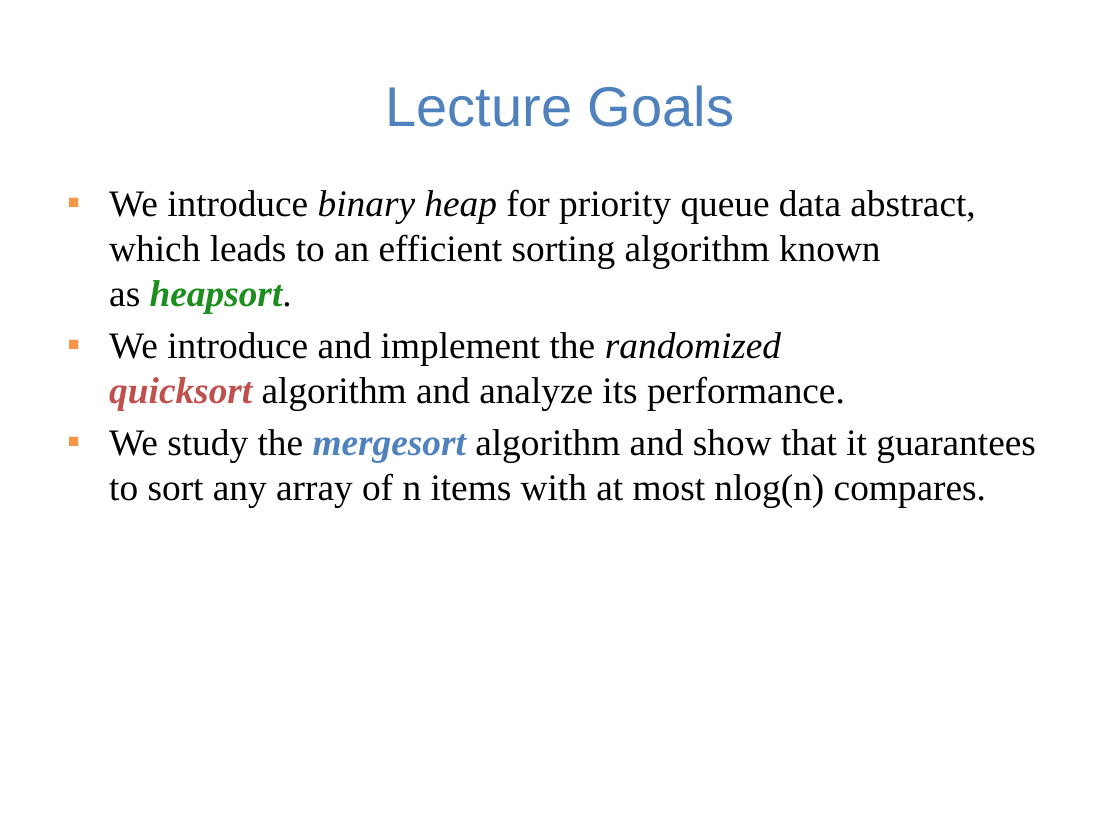
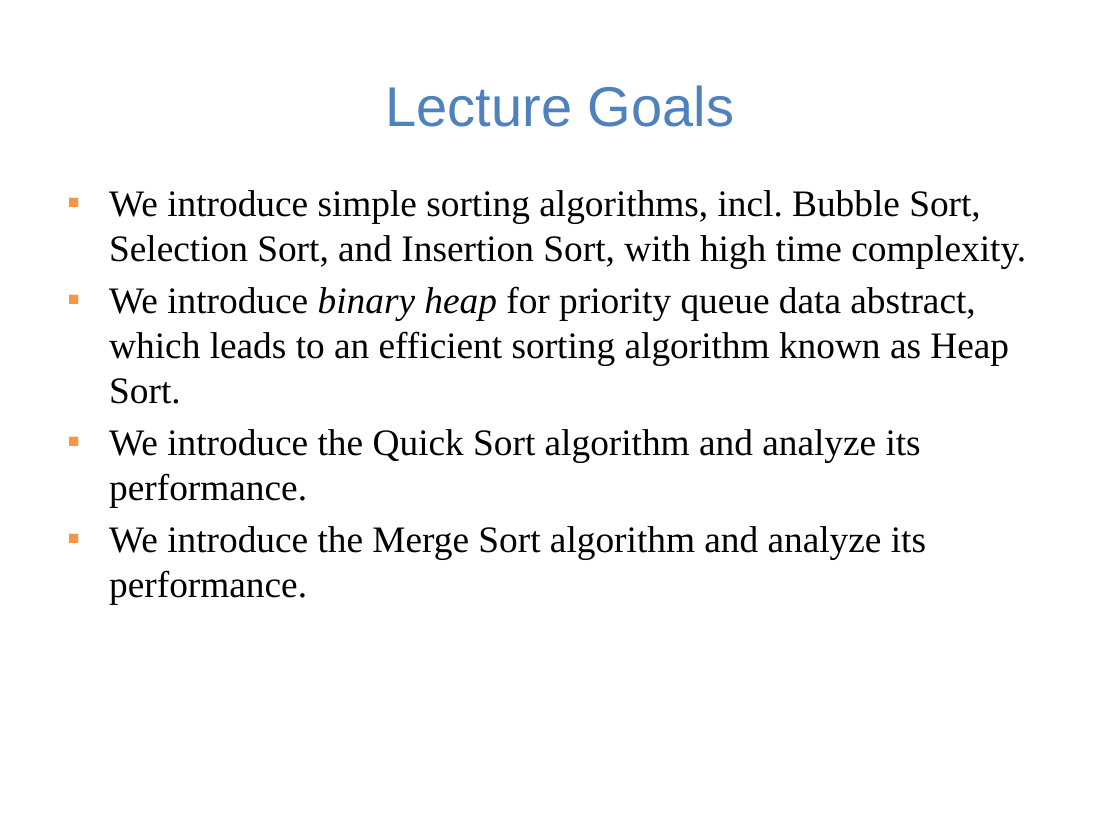
Before and after one commit to guhofstra/CSC111Fa25, a slide deck: slide 2 of PPTs/Lecture 13-sorting algorithms.pptx. Drawn at 1120x840 pixels with LibreOffice and Linux fonts; fonts in the diff are those of the drawing. Boxes give left, top, right and bottom in pixels: in the first picture for what was removed or moved away, otherwise in the second. Text is boxed around its words. In the diff, an @@ line names an element or a change of style, - is before the commit and + after.

```diff
--- a/PPTs/Lecture 13-sorting algorithms.pptx
+++ b/PPTs/Lecture 13-sorting algorithms.pptx
@@ text at bbox=[109, 190, 1026, 604]: text changed @@
-▪ We introduce binary heap for priority queue data abstract, which leads to an efficient sorting algorithm known as heapsort.
-▪ We introduce and implement the randomized quicksort algorithm and analyze its performance.
-▪ We study the mergesort algorithm and show that it guarantees to sort any array of n items with at most nlog(n) compares.
+▪ We introduce simple sorting algorithms, incl. Bubble Sort, Selection Sort, and Insertion Sort, with high time complexity.
+▪ We introduce binary heap for priority queue data abstract, which leads to an efficient sorting algorithm known as Heap Sort.
+▪ We introduce the Quick Sort algorithm and analyze its performance.
+▪ We introduce the Merge Sort algorithm and analyze its performance.
```
Also in this commit, not shown: 3 other slides changed, 9 slides added, 1 slide removed, 3 other files.
